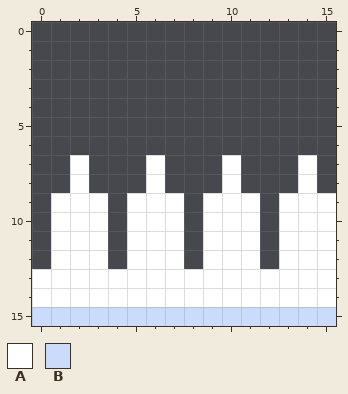
Pixel-art file -- project/img/spikes.aseprite. The first picture shows the starting point.
16x16 pixels, 1 frame.
Palette (. is transparent): A #ffffff  B #cbdbfc
Pixels before, first column x 0:
 7 ..A...A...A...A.
 8 ..A...A...A...A.
 9 .AAA.AAA.AAA.AAA
10 .AAA.AAA.AAA.AAA
11 .AAA.AAA.AAA.AAA
12 .AAA.AAA.AAA.AAA
13 AAAAAAAAAAAAAAAA
14 AAAAAAAAAAAAAAAA
15 BBBBBBBBBBBBBBBB
New version:
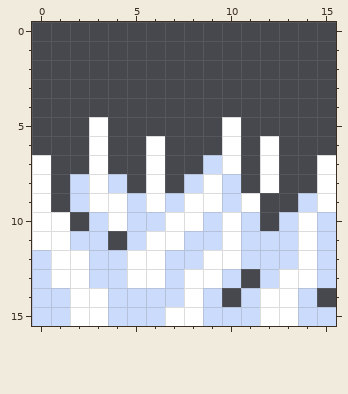
The edit:
Changed rows in their new state; - is an unchanged pixel.
first column x 0:
 5 ---A------A-----
 6 ---A--A---A-A---
 7 A-.A-----B--A-.A
 8 A-BAB---BAB-A-.A
 9 A.B-AB-BA-B--.B-
10 A-.BABB-AB-B-B-B
11 A-BB-B--BB-BBB-B
12 B--BB--BB--BBB-B
13 B--BB--B--B.B--B
14 BB--BBBB-B.B--B.
15 --AA---AA---AA--
Where, in picture pixels (left, top, right, bottom), the same in both pictures:
changed: (32, 117, 336, 326)
